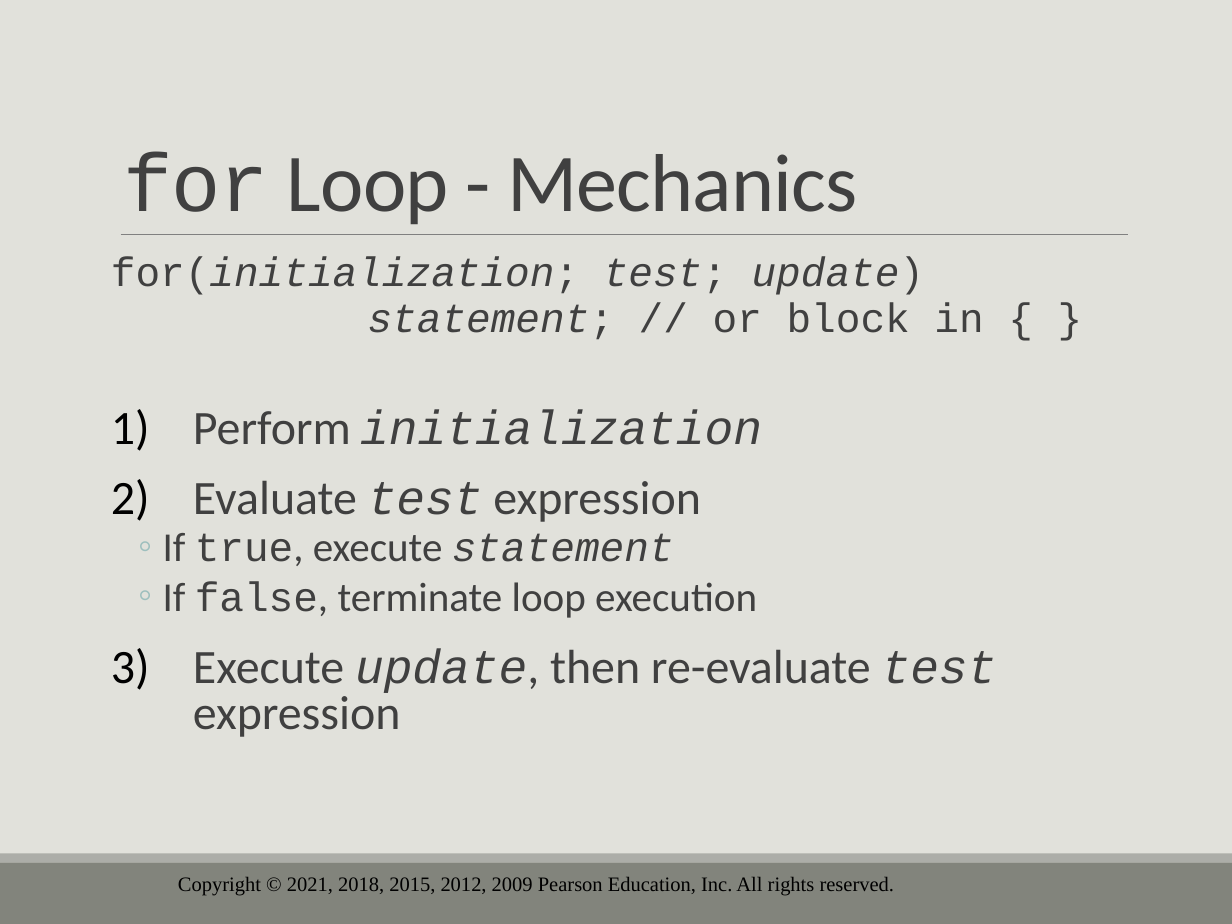
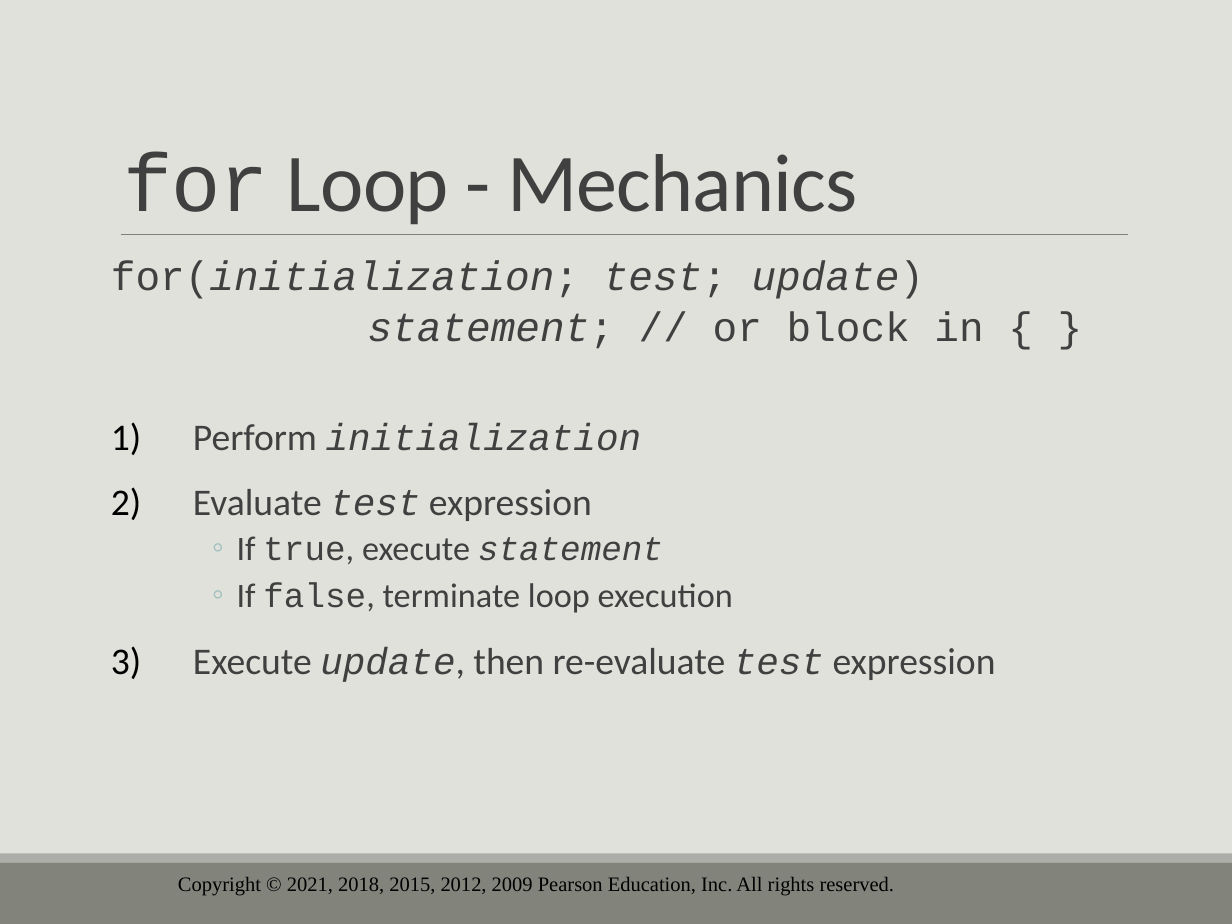
Before and after one commit to drolsonmi/eng1400, a slide deck: slide 27 of 1400_05_Loops and Files.pptx (slide 29 before the commit). Drawn at 1232x924 pixels with LibreOffice and Linux fonts; fonts in the diff are those of the drawing; background and template pictures are left out. Boxes give left, top, right and bottom in pixels: in the first picture for what was removed or moved away, otherwise in the second. Text is boxed around its words. In the diff, an @@ line names an element or a change of style, - is before the commit and + after.

```diff
--- a/1400_05_Loops and Files.pptx
+++ b/1400_05_Loops and Files.pptx
@@ text "for(initialization; test; update)" at [111,260,996,682]: size 28 to 22 pt in "Perform initialization", "Evaluate test expression", "Execute update, then re-evaluate test expression"; size 24 to 20 pt in "If true, execute statement", "If false, terminate loop execution"; line spacing 0.8 to 0.9; list level 2 to 5 in "If true, execute statement"; list level 2 to 5 in "If false, terminate loop execution" @@
```
Also in this commit, not shown: 15 other slides changed, 9 slides removed, 3 other files.
